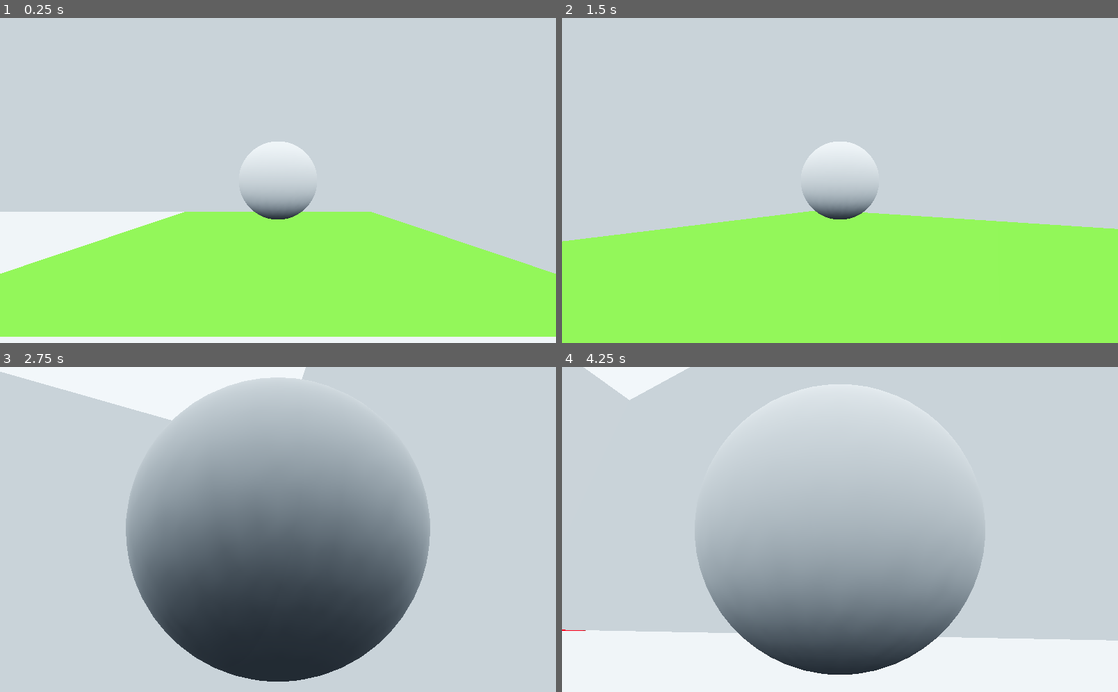
Above: before the commit, frames 1-4 (two rows, left to right).
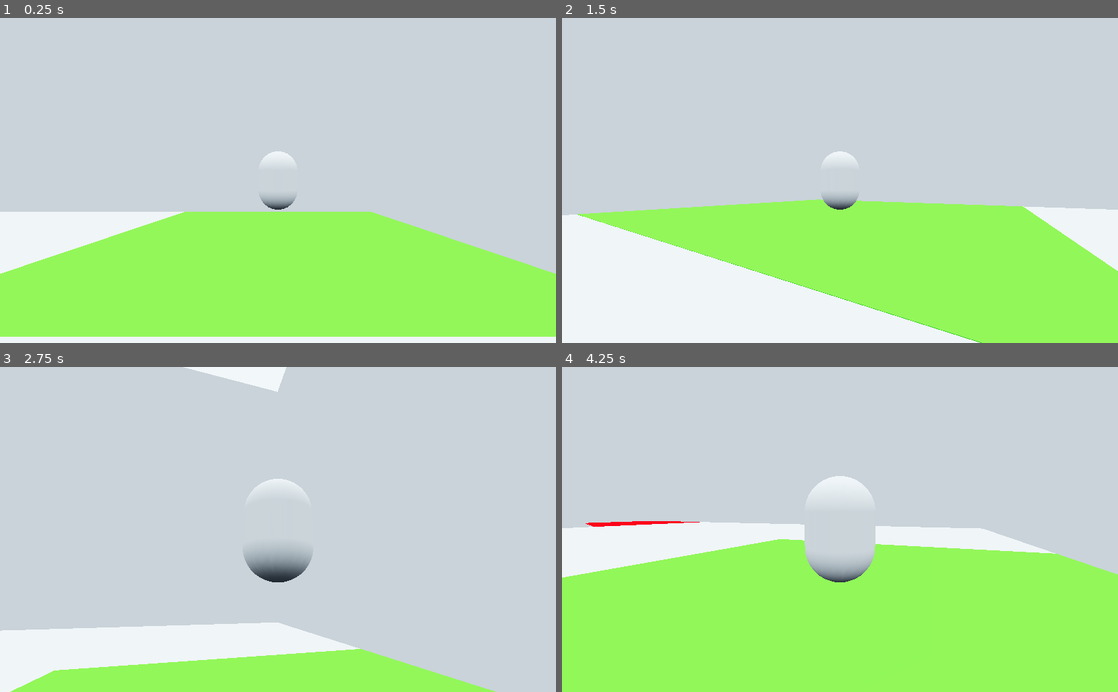
Above: after the commit, the same moments.

Repository: DrBopoH/graybox-slasher-prototype
Game: Godot game, scene res://Sources/main.tscn
The game is run twice, just before and just after one commit, with the same random seed, the same clock (stepped at 60 frames per second) and the same inputs. Before the commit the project starts from res://Sources/Scripts/main.tscn.
Inputs (mouse positions are in pixels of both pictures, inside the frame that each line leads up to):
- Up to frame 1 (0.25 s): no input
- Up to frame 2 (1.5 s): tap Enter at 0.5 s; move the mouse to (867, 180) at 0.52 s; hold Up (ui_up) 0.53-1.28 s; hold Shift (ui_focus, bound only before the commit) 0.53-1.28 s; tap Space (ui_select) at 0.77, 1.07 s; tap Alt at 0.8, 1.35 s; move the mouse to (728, 196) at 1.27 s; hold Down (ui_down) from 1.28 s (still down)
- Up to frame 3 (2.75 s): tap Space (ui_select) at 1.52, 1.55, 1.82 s; move the mouse to (289, 523) at 2.02 s; release Down (ui_down) at 2.03 s; hold Up (ui_up) from 2.03 s (still down); hold Space (ui_select) from 2.03 s (still down); tap Shift (ui_focus, bound only before the commit) at 2.3 s
- Up to frame 4 (4.25 s): move the mouse to (834, 536) at 2.77 s; release Space (ui_select) at 2.78 s; tap Shift (ui_focus, bound only before the commit) at 2.85 s; tap Space (ui_select) at 3.02, 3.32 s; tap Alt at 3.05, 3.6 s; move the mouse to (1006, 578) at 3.52 s; release Up (ui_up) at 3.53 s; hold Left (ui_left) from 3.53 s (still down); hold Space (ui_select) from 3.53 s (still down)

The runs differ from the first frame. In frame 1, 1.0% of the frame differs, in the area x 43-57%, y 38-62%; in frame 2, 21%; in frame 3, 49%; in frame 4, 53%, in the area x 0-100%, y 0-100%.

Commit message:
Movement Refactoring done, StateMachine process

Diff:
--- /dev/null
+++ b/project/Assets/Data/Camera/FirstPersonCamera.tres
@@ -0,0 +1,8 @@
+[gd_resource type="Resource" load_steps=2 format=2]
+
+[ext_resource path="res://Sources/Domain/Resources/CameraControllerTres.gd" type="Script" id=1]
+
+[resource]
+script = ExtResource( 1 )
+clamp_min_x_rotation = -90.0
+clamp_max_x_rotation = 90.0
--- /dev/null
+++ b/project/Assets/Data/Camera/ThirdPersonCamera.tres
@@ -0,0 +1,8 @@
+[gd_resource type="Resource" load_steps=2 format=2]
+
+[ext_resource path="res://Sources/Domain/Resources/CameraControllerTres.gd" type="Script" id=1]
+
+[resource]
+script = ExtResource( 1 )
+clamp_min_x_rotation = -66.666
+clamp_max_x_rotation = 16.666
--- /dev/null
+++ b/project/Assets/Data/Characters/Player.tscn
@@ -0,0 +1,18 @@
+[gd_scene load_steps=4 format=2]
+
+[ext_resource path="res://Sources/Runtime/Objects/Entity.gd" type="Script" id=1]
+
+[sub_resource type="CapsuleShape" id=1]
+
+[sub_resource type="CapsuleMesh" id=2]
+
+[node name="Entity" type="KinematicBody"]
+script = ExtResource( 1 )
+
+[node name="Shape" type="CollisionShape" parent="."]
+transform = Transform( 0.25, 0, 0, 0, -1.09278e-08, 0.25, 0, -0.25, -1.09278e-08, 0, 0, 0 )
+shape = SubResource( 1 )
+
+[node name="Mesh" type="MeshInstance" parent="."]
+transform = Transform( 0.25, 0, 0, 0, -1.09278e-08, 0.25, 0, -0.25, -1.09278e-08, 0, 0, 0 )
+mesh = SubResource( 2 )
--- a/project/Assets/Data/Levels/Level0.tscn
+++ b/project/Assets/Data/Levels/Level0.tscn
@@ -25,11 +25,13 @@
 [sub_resource type="BoxShape" id=13]
 
 [sub_resource type="BoxShape" id=15]
+extents = Vector3( 1, 1.5, 1 )
 
 [sub_resource type="CubeMesh" id=5]
 size = Vector3( 2, 3, 2 )
 
 [sub_resource type="BoxShape" id=16]
+extents = Vector3( 1, 1.5, 1 )
 
 [sub_resource type="BoxShape" id=17]
 
@@ -47,6 +49,7 @@
 [sub_resource type="BoxShape" id=22]
 
 [sub_resource type="BoxShape" id=23]
+extents = Vector3( 1, 1.5, 1 )
 
 [sub_resource type="BoxShape" id=35]
 
@@ -65,12 +68,16 @@
 [sub_resource type="BoxShape" id=30]
 
 [sub_resource type="BoxShape" id=32]
+extents = Vector3( 1, 1.5, 1 )
 
 [sub_resource type="BoxShape" id=33]
+extents = Vector3( 1, 1.5, 1 )
 
 [sub_resource type="BoxShape" id=31]
+extents = Vector3( 1, 1.5, 1 )
 
 [sub_resource type="BoxShape" id=34]
+extents = Vector3( 1, 1.5, 1 )
 
 [node name="Level0" type="Spatial"]
 
--- /dev/null
+++ b/project/Sources/Domain/Adapters/MouseControl.gd
@@ -0,0 +1,8 @@
+class_name MouseControl
+extends Reference
+
+static func toggle_capture():
+	if Input.get_mouse_mode() == Input.MOUSE_MODE_CAPTURED:
+		Input.set_mouse_mode(Input.MOUSE_MODE_VISIBLE)
+	else:
+		Input.set_mouse_mode(Input.MOUSE_MODE_CAPTURED)
--- /dev/null
+++ b/project/Sources/Domain/Adapters/TreeControl.gd
@@ -0,0 +1,6 @@
+class_name TreeControl
+extends Reference
+
+static func reparent(child: Node, a: Node, b: Node):
+	a.remove_child(child)
+	b.add_child(b)
--- /dev/null
+++ b/project/Sources/Domain/Components/CharacterController.gd
@@ -0,0 +1,16 @@
+class_name CharacterController
+extends Reference
+
+var entity: KinematicBody
+
+func link_entity(object: KinematicBody): entity = object
+func unlink_entity(): entity = null
+
+func handle_input(camera: Camera):
+	var direction := Vector2(
+		Input.get_action_strength("move_right") - Input.get_action_strength("move_left"),
+		Input.get_action_strength("move_back") - Input.get_action_strength("move_forward")
+	)
+
+	entity.prepared_velocity = CameraMath.get_global_direction_from2d(direction, camera).normalized()
+	entity.prepared_velocity.y = Input.get_action_strength("jump") - Input.get_action_strength("dodge")
--- /dev/null
+++ b/project/Sources/Domain/Components/StateMachine.gd
@@ -0,0 +1,39 @@
+class_name StateMachine
+extends Reference
+
+enum States {
+	MOVE,
+	AIR,
+	DODGE,
+	ATTAK
+}
+
+export(States) var state = States.MOVE
+
+func update(delta):
+	match state:
+		States.MOVE:
+			state_move(delta)
+		States.AIR:
+			state_air(delta)
+		States.DODGE:
+			state_dodge(delta)
+		States.ATTAK:
+			state_attack(delta)
+
+func state_move(delta: float):
+	var direction := Vector2(
+		Input.get_action_strength("move_right") - Input.get_action_strength("move_left"),
+		Input.get_action_strength("move_back") - Input.get_action_strength("move_forward")
+	)
+
+	#var target := CameraControl.get_global_direction_from2d(direction, )
+
+func state_air(delta: float):
+	pass
+
+func state_dodge(delta: float):
+	pass
+
+func state_attack(delta: float):
+	pass
--- /dev/null
+++ b/project/Sources/Domain/Math/CameraMath.gd
@@ -0,0 +1,21 @@
+class_name CameraMath
+extends Reference
+
+static func get_global_direction(local_direction: Vector3, object: Spatial) -> Vector3:
+	return object.global_transform.basis * local_direction
+
+static func get_global_direction_from2d(local_direction: Vector2, object: Spatial) -> Vector3:
+	return object.global_transform.basis.x * local_direction.x + object.global_transform.basis.z * local_direction.y
+
+static func rotate(relative: Vector2, object_gimbal: Spatial, inner_gimbal: Spatial):
+	object_gimbal.rotate_y(deg2rad(-relative.x))
+	inner_gimbal.rotate_x(deg2rad(-relative.y))
+
+static func clamp_x_rotation(inner_gimbal: Spatial, minimal_degrees: float = -90, maximal_degrees: float = 90):
+	var cam_rotation = inner_gimbal.rotation_degrees
+	cam_rotation.x = clamp(cam_rotation.x, minimal_degrees, maximal_degrees)
+	inner_gimbal.rotation_degrees = cam_rotation
+
+static func shapemove_rotate(relative: Vector2, object_gimbal: Spatial, inner_gimbal: Spatial):
+	rotate(relative, object_gimbal, inner_gimbal)
+	clamp_x_rotation(inner_gimbal)
--- /dev/null
+++ b/project/Sources/Domain/Resources/CameraControllerTres.gd
@@ -0,0 +1,5 @@
+class_name CameraControllerTres
+extends Resource
+
+export(float, -360.0, -0.01) var clamp_min_x_rotation
+export(float, 0.01, 360) var clamp_max_x_rotation
--- /dev/null
+++ b/project/Sources/Runtime/Controllers/CameraMouseController.gd
@@ -0,0 +1,40 @@
+class_name CameraMouseController
+extends KinematicBody
+
+export(Resource) var ControllerTres
+
+var prepared_velocity: Vector3
+
+var camera: Camera
+var entity: Entity
+
+var last_one: Spatial
+var inner_gimbal: Spatial
+
+func add_camera(object: Camera):
+	camera = object
+	last_one.add_child(camera)
+
+func remove_camera():
+	last_one.remove_child(camera)
+	camera = null
+
+func link_entity(object: KinematicBody): entity = object
+func unlink_entity(): entity = null
+
+
+func _ready(): Input.set_mouse_mode(Input.MOUSE_MODE_CAPTURED)
+
+func _input(event):
+	if event is InputEventMouseMotion and Input.get_mouse_mode() == Input.MOUSE_MODE_CAPTURED:
+		CameraMath.rotate(event.relative, self, inner_gimbal)
+		CameraMath.clamp_x_rotation(inner_gimbal, ControllerTres.clamp_min_x_rotation, ControllerTres.clamp_max_x_rotation)
+
+	if event is InputEventKey and event.scancode == KEY_ALT:
+		if event.is_pressed(): MouseControl.toggle_capture()
+
+func _process(delta):
+	if entity:
+		translation = entity.translation
+	else:
+		move_and_slide(prepared_velocity, Vector3.UP)
--- /dev/null
+++ b/project/Sources/Runtime/Controllers/FirstPersonCamera.gd
@@ -0,0 +1,15 @@
+class_name FirstPersonCamera
+extends CameraMouseController
+
+func _init():
+	name = "FirstPersonCamera"
+
+	inner_gimbal = Spatial.new()
+	inner_gimbal.name = "Inner Gimbal"
+
+	last_one = inner_gimbal
+
+func _ready():
+	ControllerTres = load("res://Assets/Data/Camera/FirstPersonCamera.tres")
+
+	self.add_child(inner_gimbal)
--- /dev/null
+++ b/project/Sources/Runtime/Controllers/ThirdPersonCamera.gd
@@ -0,0 +1,23 @@
+class_name ThirdPersonCamera
+extends CameraMouseController
+
+var spring_arm: SpringArm
+
+func _init():
+	name = "ThirdPersonCamera"
+
+	spring_arm = SpringArm.new()
+	spring_arm.name = "spring arm"
+	spring_arm.margin = 0.5
+	spring_arm.spring_length = 3
+
+	inner_gimbal = Spatial.new()
+	inner_gimbal.name = "inner gimbal"
+
+	last_one = spring_arm
+
+func _ready():
+	ControllerTres = load("res://Assets/Data/Camera/ThirdPersonCamera.tres")
+
+	inner_gimbal.add_child(spring_arm)
+	self.add_child(inner_gimbal)
--- /dev/null
+++ b/project/Sources/Runtime/Objects/Entity.gd
@@ -0,0 +1,26 @@
+class_name Entity
+extends KinematicBody
+
+export(float) var gravity_force = -9.8
+export(float) var jump_force = 4.3
+export(float) var move_speed = 2.5
+export(float, 0.01, 100.0) var stoping_sharpness = 66.666
+export(float, 0.01, 100.0) var rotation_sharpness = 16.666
+
+var prepared_velocity: Vector3
+var velocity: Vector3
+
+func _physics_process(delta):
+	if is_on_floor():
+		velocity.x = move_toward(velocity.x, prepared_velocity.x*move_speed, stoping_sharpness*delta)
+		velocity.z = move_toward(velocity.z, prepared_velocity.z*move_speed, stoping_sharpness*delta)
+		if prepared_velocity.y > 0:
+			velocity.y += prepared_velocity.y*jump_force
+	else:
+		velocity.y += gravity_force*delta
+
+	velocity = move_and_slide(velocity, Vector3.UP, true)
+
+	if Vector2(velocity.x, velocity.z).length_squared() > 0.01:
+		var target_rotation = atan2(velocity.x, velocity.z)
+		rotation.y = lerp_angle(rotation.y, target_rotation, rotation_sharpness*delta)
--- a/project/Sources/Scripts/Movement.gd
+++ /dev/null
@@ -1,29 +0,0 @@
-extends KinematicBody
-
-export(float) var gravity = -9.8
-
-var velocity: Vector3
-
-func _physics_process(delta):
-	var direction = Vector3(
-		Input.get_action_strength("ui_right") - Input.get_action_strength("ui_left"),
-		Input.get_action_strength("ui_select") - Input.get_action_strength("ui_focus"),
-		Input.get_action_strength("ui_down") - Input.get_action_strength("ui_up")
-	)
-
-	var target = get_parent().get_global_direction2d(direction).normalized()*3
-
-	velocity.x = move_toward(velocity.x, target.x, delta*66)
-	velocity.z = move_toward(velocity.z, target.z, delta*66)
-
-	if Vector2(velocity.x, velocity.z).length_squared() > 0.01:
-		var target_rotation = atan2(velocity.x, velocity.z)
-		rotation.y = lerp_angle(rotation.y, target_rotation, delta * 15.0)
-
-	if is_on_floor():
-		if direction.y > 0:
-			velocity.y += direction.y*4.3
-	else:
-		velocity.y += gravity*delta
-
-	velocity = move_and_slide(velocity, Vector3.UP, true)
--- a/project/Sources/Scripts/main.gd
+++ b/project/Sources/Scripts/main.gd
@@ -1,56 +1,40 @@
 extends Node
 
-var camera := Camera.new()
-var camera_gimbal := Spatial.new()
-var inner_gimbal := Spatial.new()
-var spring_arm := SpringArm.new()
+enum CameraModes {FollowEntity, FreeFlying}
+enum ViewModes {FirstPerson, ThirdPerson}
+
+export(ViewModes) var viewmode
+export(CameraModes) var cameramode
+
+export(NodePath) var player_path
+export(NodePath) var camera_path
+
+var player: KinematicBody
+var camera: Camera
+
+var CameraController: CameraMouseController
+
+var PlayerController := CharacterController.new()
 
 func _ready():
-	camera.translation.z = 3
-	camera.current = true
+	player = get_node(player_path)
 
-	spring_arm.margin = 0.5
-	spring_arm.spring_length = 3
+	camera = get_node(camera_path)
+	self.remove_child(camera)
 
-	spring_arm.add_child(camera)
-	inner_gimbal.add_child(spring_arm)
-	camera_gimbal.add_child(inner_gimbal)
-	add_child(camera_gimbal)
+	match viewmode:
+		ViewModes.FirstPerson: CameraController = FirstPersonCamera.new()
+		ViewModes.ThirdPerson: CameraController = ThirdPersonCamera.new()
 
-	Input.set_mouse_mode(Input.MOUSE_MODE_CAPTURED)
+	self.add_child(CameraController)
+	CameraController.add_camera(camera)
 
-func mouse_toggle_capture():
-	if Input.get_mouse_mode() == Input.MOUSE_MODE_CAPTURED:
-		Input.set_mouse_mode(Input.MOUSE_MODE_VISIBLE)
-	else:
-		Input.set_mouse_mode(Input.MOUSE_MODE_CAPTURED)
-
-func get_global_direction(local_direction: Vector3) -> Vector3:
-	return camera_gimbal.global_transform.basis * local_direction
-
-func get_global_direction2d(local_direction: Vector3) -> Vector3:
-	return camera_gimbal.global_transform.basis.x * local_direction.x + camera_gimbal.global_transform.basis.z * local_direction.z
-
-func camera_rotate(relative: Vector2):
-	camera_gimbal.rotate_y(deg2rad(-relative.x))
-	inner_gimbal.rotate_x(deg2rad(-relative.y))
-
-func clamp_camera_x_rotation():
-	var cam_rotation = inner_gimbal.rotation_degrees
-	cam_rotation.x = clamp(cam_rotation.x, -60, 45)
-	inner_gimbal.rotation_degrees = cam_rotation
-
-func camera_shapemove_rotate(relative: Vector2):
-	camera_rotate(relative)
-	clamp_camera_x_rotation()
+	match cameramode:
+		CameraModes.FollowEntity:
+			CameraController.link_entity(player)
+			PlayerController.link_entity(player)
+		CameraModes.FreeFlying:
+			PlayerController.link_entity(CameraController)
 
 func _input(event):
-	if event is InputEventMouseMotion and Input.get_mouse_mode() == Input.MOUSE_MODE_CAPTURED:
-		camera_shapemove_rotate(event.relative)
-
-	if event is InputEventKey and event.scancode == KEY_ALT:
-		if event.is_pressed():
-			mouse_toggle_capture()
-
-func _process(delta):
-	camera_gimbal.translation = $Player.translation
+	PlayerController.handle_input(camera)
--- a/project/Sources/Scripts/main.tscn
+++ /dev/null
@@ -1,27 +0,0 @@
-[gd_scene load_steps=6 format=2]
-
-[ext_resource path="res://Assets/Data/Levels/Level0.tscn" type="PackedScene" id=1]
-[ext_resource path="res://Sources/Scripts/Movement.gd" type="Script" id=2]
-[ext_resource path="res://Sources/Scripts/main.gd" type="Script" id=3]
-
-[sub_resource type="SphereShape" id=1]
-
-[sub_resource type="SphereMesh" id=2]
-
-[node name="main" type="Node"]
-script = ExtResource( 3 )
-
-[node name="Level0" parent="." instance=ExtResource( 1 )]
-
-[node name="Player" type="KinematicBody" parent="."]
-transform = Transform( 1, 0, 0, 0, 1, 0, 0, 0, 1, -1, 1, -11 )
-collision_layer = 2
-script = ExtResource( 2 )
-
-[node name="CollisionShape" type="CollisionShape" parent="Player"]
-transform = Transform( 0.5, 0, 0, 0, 0.5, 0, 0, 0, 0.5, 0, 0, 0 )
-shape = SubResource( 1 )
-
-[node name="MeshInstance" type="MeshInstance" parent="Player"]
-transform = Transform( 0.5, 0, 0, 0, 0.5, 0, 0, 0, 0.5, 0, 0, 0 )
-mesh = SubResource( 2 )
--- /dev/null
+++ b/project/Sources/main.tscn
@@ -0,0 +1,19 @@
+[gd_scene load_steps=4 format=2]
+
+[ext_resource path="res://Sources/Scripts/main.gd" type="Script" id=1]
+[ext_resource path="res://Assets/Data/Levels/Level0.tscn" type="PackedScene" id=2]
+[ext_resource path="res://Assets/Data/Characters/Player.tscn" type="PackedScene" id=4]
+
+[node name="main" type="Node"]
+script = ExtResource( 1 )
+viewmode = 1
+player_path = NodePath("Player")
+camera_path = NodePath("Camera")
+
+[node name="Level0" parent="." instance=ExtResource( 2 )]
+
+[node name="Player" parent="." instance=ExtResource( 4 )]
+transform = Transform( 1, 0, 0, 0, 1, 0, 0, 0, 1, -1, 1, -11 )
+
+[node name="Camera" type="Camera" parent="."]
+current = true
--- a/project/project.godot
+++ b/project/project.godot
@@ -8,10 +8,74 @@
 
 config_version=4
 
+_global_script_classes=[ {
+"base": "Resource",
+"class": "CameraControllerTres",
+"language": "GDScript",
+"path": "res://Sources/Domain/Resources/CameraControllerTres.gd"
+}, {
+"base": "Reference",
+"class": "CameraMath",
+"language": "GDScript",
+"path": "res://Sources/Domain/Math/CameraMath.gd"
+}, {
+"base": "KinematicBody",
+"class": "CameraMouseController",
+"language": "GDScript",
+"path": "res://Sources/Runtime/Controllers/CameraMouseController.gd"
+}, {
+"base": "Reference",
+"class": "CharacterController",
+"language": "GDScript",
+"path": "res://Sources/Domain/Components/CharacterController.gd"
+}, {
+"base": "KinematicBody",
+"class": "Entity",
+"language": "GDScript",
+"path": "res://Sources/Runtime/Objects/Entity.gd"
+}, {
+"base": "CameraMouseController",
+"class": "FirstPersonCamera",
+"language": "GDScript",
+"path": "res://Sources/Runtime/Controllers/FirstPersonCamera.gd"
+}, {
+"base": "Reference",
+"class": "MouseControl",
+"language": "GDScript",
+"path": "res://Sources/Domain/Adapters/MouseControl.gd"
+}, {
+"base": "Reference",
+"class": "StateMachine",
+"language": "GDScript",
+"path": "res://Sources/Domain/Components/StateMachine.gd"
+}, {
+"base": "CameraMouseController",
+"class": "ThirdPersonCamera",
+"language": "GDScript",
+"path": "res://Sources/Runtime/Controllers/ThirdPersonCamera.gd"
+}, {
+"base": "Reference",
+"class": "TreeControl",
+"language": "GDScript",
+"path": "res://Sources/Domain/Adapters/TreeControl.gd"
+} ]
+_global_script_class_icons={
+"CameraControllerTres": "",
+"CameraMath": "",
+"CameraMouseController": "",
+"CharacterController": "",
+"Entity": "",
+"FirstPersonCamera": "",
+"MouseControl": "",
+"StateMachine": "",
+"ThirdPersonCamera": "",
+"TreeControl": ""
+}
+
 [application]
 
 config/name="Graybox Slasher Prototype"
-run/main_scene="res://Sources/Scripts/main.tscn"
+run/main_scene="res://Sources/main.tscn"
 config/icon="res://App/icon.png"
 
 [gui]
@@ -48,9 +112,49 @@
 , Object(InputEventKey,"resource_local_to_scene":false,"resource_name":"","device":0,"alt":false,"shift":false,"control":false,"meta":false,"command":false,"pressed":false,"scancode":83,"physical_scancode":0,"unicode":0,"echo":false,"script":null)
  ]
 }
-ui_focus={
+lock_on={
+"deadzone": 0.5,
+"events": [ Object(InputEventMouseButton,"resource_local_to_scene":false,"resource_name":"","device":0,"alt":false,"shift":false,"control":false,"meta":false,"command":false,"button_mask":0,"position":Vector2( 0, 0 ),"global_position":Vector2( 0, 0 ),"factor":1.0,"button_index":3,"canceled":false,"pressed":false,"doubleclick":false,"script":null)
+ ]
+}
+heavy_attack={
+"deadzone": 0.5,
+"events": [ Object(InputEventMouseButton,"resource_local_to_scene":false,"resource_name":"","device":0,"alt":false,"shift":false,"control":false,"meta":false,"command":false,"button_mask":0,"position":Vector2( 0, 0 ),"global_position":Vector2( 0, 0 ),"factor":1.0,"button_index":2,"canceled":false,"pressed":false,"doubleclick":false,"script":null)
+ ]
+}
+light_attack={
+"deadzone": 0.5,
+"events": [ Object(InputEventMouseButton,"resource_local_to_scene":false,"resource_name":"","device":0,"alt":false,"shift":false,"control":false,"meta":false,"command":false,"button_mask":0,"position":Vector2( 0, 0 ),"global_position":Vector2( 0, 0 ),"factor":1.0,"button_index":1,"canceled":false,"pressed":false,"doubleclick":false,"script":null)
+ ]
+}
+move_forward={
+"deadzone": 0.5,
+"events": [ Object(InputEventKey,"resource_local_to_scene":false,"resource_name":"","device":0,"alt":false,"shift":false,"control":false,"meta":false,"command":false,"pressed":false,"scancode":87,"physical_scancode":0,"unicode":0,"echo":false,"script":null)
+ ]
+}
+move_left={
+"deadzone": 0.5,
+"events": [ Object(InputEventKey,"resource_local_to_scene":false,"resource_name":"","device":0,"alt":false,"shift":false,"control":false,"meta":false,"command":false,"pressed":false,"scancode":65,"physical_scancode":0,"unicode":0,"echo":false,"script":null)
+ ]
+}
+move_back={
+"deadzone": 0.5,
+"events": [ Object(InputEventKey,"resource_local_to_scene":false,"resource_name":"","device":0,"alt":false,"shift":false,"control":false,"meta":false,"command":false,"pressed":false,"scancode":83,"physical_scancode":0,"unicode":0,"echo":false,"script":null)
+ ]
+}
+move_right={
+"deadzone": 0.5,
+"events": [ Object(InputEventKey,"resource_local_to_scene":false,"resource_name":"","device":0,"alt":false,"shift":false,"control":false,"meta":false,"command":false,"pressed":false,"scancode":68,"physical_scancode":0,"unicode":0,"echo":false,"script":null)
+ ]
+}
+dodge={
 "deadzone": 0.5,
 "events": [ Object(InputEventKey,"resource_local_to_scene":false,"resource_name":"","device":0,"alt":false,"shift":false,"control":false,"meta":false,"command":false,"pressed":false,"scancode":16777237,"physical_scancode":0,"unicode":0,"echo":false,"script":null)
+ ]
+}
+jump={
+"deadzone": 0.5,
+"events": [ Object(InputEventKey,"resource_local_to_scene":false,"resource_name":"","device":0,"alt":false,"shift":false,"control":false,"meta":false,"command":false,"pressed":false,"scancode":32,"physical_scancode":0,"unicode":0,"echo":false,"script":null)
  ]
 }
 
